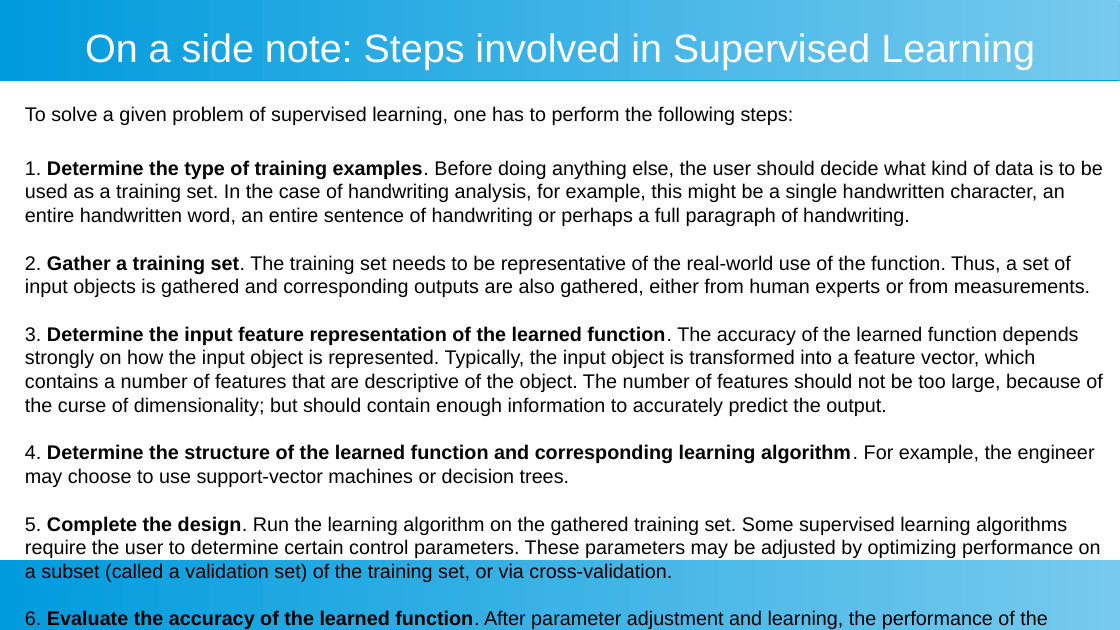
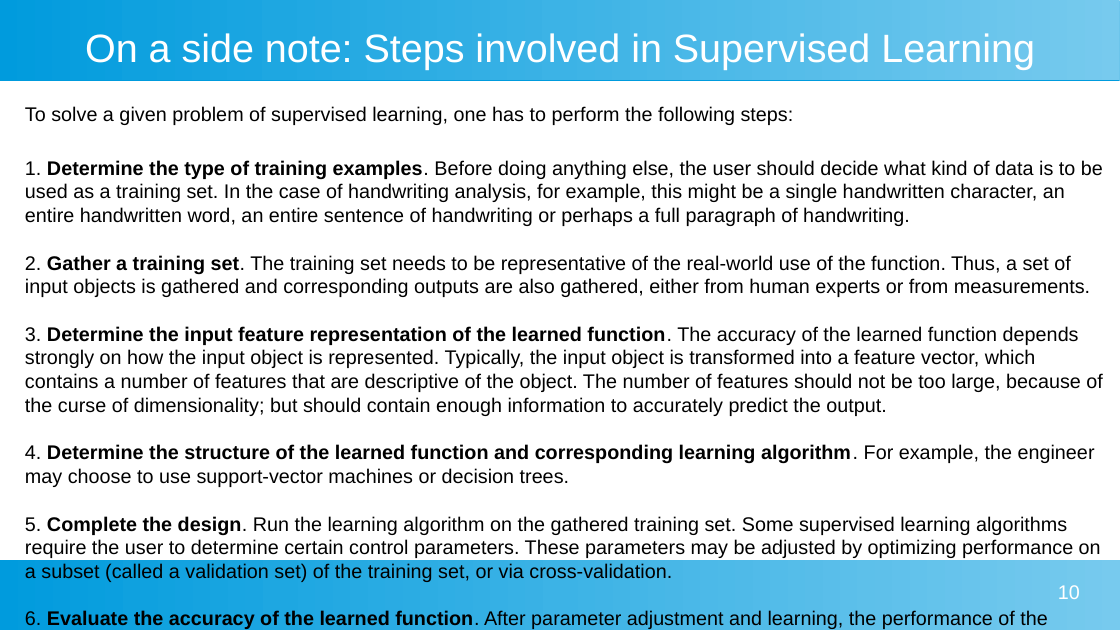
Before and after one commit to ashishjain1547/dataAnalyticsCourse, a slide deck: slide 10 of slides/(11) logistic regression.odp. Drawn at 1120x630 pixels with LibreOffice and Linux fonts; fonts in the diff are those of the drawing. Boxes give left, top, right and bottom in pixels: in the first picture for what was removed or moved away, otherwise in the second. Text is boxed around its words. In the diff, an @@ line names an element or a change of style, - is before the commit and + after.

```diff
--- a/slides/(11) logistic regression.odp
+++ b/slides/(11) logistic regression.odp
@@ page number added at box(1058, 585, 1080, 599), 14 pt, text #FFFFFF @@
+10
```
Also in this commit, not shown: 11 other slides changed, 4 other files.
